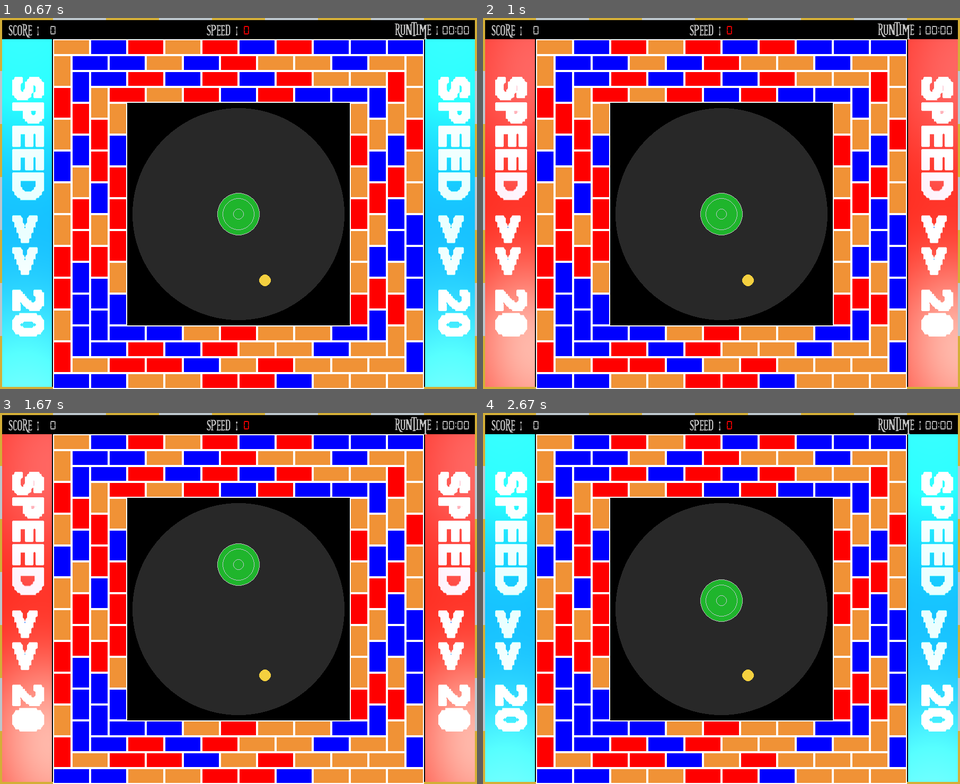
Above: before the commit, frames 1-4 (two rows, left to right).
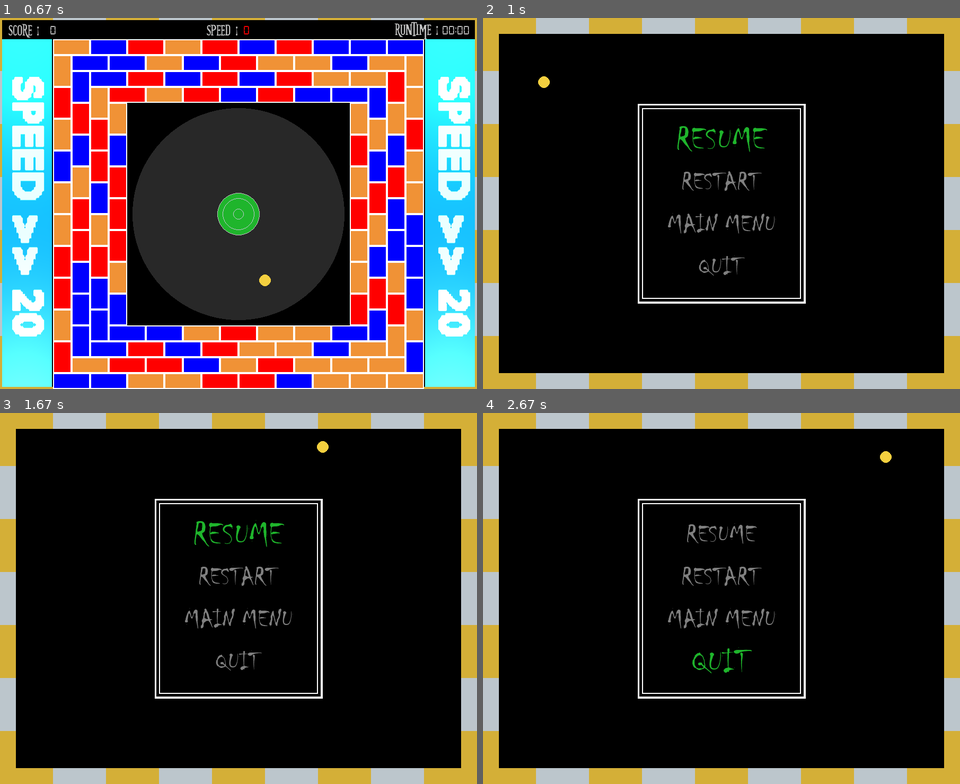
Above: after the commit, the same moments.

Repository: thealphadollar/brkout
Game: pygame game, started from main.py
The game is run twice, just before and just after one commit, with the same random seed, the same clock (stepped at 60 frames per second) and the same inputs.
Inputs:
- Up to frame 1 (0.67 s): tap Enter at 0.33 s
- Up to frame 2 (1 s): tap Space at 0.67 s
- Up to frame 3 (1.67 s): hold Up 1-1.47 s; hold Down from 1.5 s (still down)
- Up to frame 4 (2.67 s): release Down at 1.8 s; hold Up 1.83-2.2 s; hold Down 2.23-2.6 s; hold Up from 2.63 s (still down)

Frame 1 is identical in both runs. In frame 2, 89% of the frame differs, in the area x 0-100%, y 0-100%; in frame 3, 89%; in frame 4, 89%.

Commit message:
Update main.py

Diff:
--- a/main.py
+++ b/main.py
@@ -3,6 +3,7 @@
 from global_funcs import *
 from global_objects import *
 from constants import *
+from pause_screen import *
 import os
 
 # function to initialise pygame
@@ -11,7 +12,7 @@
 def init():
 
     global screen, clock, flip_image, score, seconds_first, seconds_second, minutes_first, minutes_second, \
-        count_to_seconds, ball, striker, time_count, score_time, hit_count, brick_point
+        count_to_seconds, ball, striker, time_count, score_time, hit_count, brick_point, choice, bricks
 
     hit_count = 0  # stores number of bricks hit
     brick_point = 0  # stores the score accumulated by hitting brick
@@ -24,6 +25,7 @@
     count_to_seconds = 0
     score = 0
     flip_image = 0
+    choice = 0 # for the pause option
 
     # initialising sound system
     pygame.mixer.pre_init(44100, -16, 2, 2048)
@@ -39,8 +41,12 @@
     # initialising time
     clock = pygame.time.Clock()
 
-
-# function to show time
+    # initialising bricks
+    bricks = pygame.sprite.Group()
+    add_to_group()
+
+
+
 
 def add_to_group():
     y=0
@@ -78,13 +84,14 @@
         x+=1
 
 
+# function to show time
 def show_time(start_timer):
     global count_to_seconds, seconds_second, seconds_first, minutes_first, minutes_second
 
     if start_timer:
         count_to_seconds += 1
 
-    if count_to_seconds == 60:
+    if count_to_seconds == FPS:
         seconds_first += 1
         count_to_seconds = 0
     if seconds_first == 10:
@@ -136,9 +143,9 @@
 def show_speed(ball):
 
     disp_text(screen, "speed :", (scr_width/2 - 30, 21), main_screen_text, silver)
-    if (ball.speed * 10) > 80:
+    if (ball.speed * 10) > 70:
         disp_text(screen, str(int(ball.speed * 10)), (scr_width/2 + 15, 21), main_screen_number, pure_green)
-    elif (ball.speed * 10) > 20:
+    elif (ball.speed * 10) > 30:
         disp_text(screen, str(int(ball.speed * 10)), (scr_width / 2 + 15, 21), main_screen_number, yellow)
     else:
         disp_text(screen, str(int(ball.speed * 10)), (scr_width / 2 + 15, 21), main_screen_number, pure_red)
@@ -154,7 +161,8 @@
         else:
             did_collide = br.check_ver_coll(ball)
         if did_collide:
-            hit_count += 1
+            if ball.speed > 3:
+                hit_count += 1
             brick_point += br.update(ball.speed)
 
 def render_field():
@@ -188,13 +196,15 @@
 
 def events():
     # getting in events
+    global choice
     for event in pygame.event.get():
 
         if event.type == pygame.KEYDOWN:
             # pausing the game
             if event.key == pygame.K_SPACE or event.key == pygame.K_ESCAPE:
-                #pause_game() function to add pause game
-                pass
+                #pause_game() function
+                choice = pause_game(screen,clock)
+
         # quitting the game
         if event.type == pygame.QUIT:
             os._exit(0)
@@ -215,7 +225,7 @@
         striker.y_velocity = 0
 
 def gameloop(striker_color):
-    global screen, clock, ball, striker
+    global screen, clock, ball, striker, choice
     start_time = False
 
     while True:
@@ -223,11 +233,15 @@
         # time passed
         delta_time = clock.get_time() / 10
 
-       #drawing the game field
+        # drawing the game field
         render_field()
 
         # getting the events
         events()
+
+        # returning pause options if it is not resume
+        if choice:
+            return choice + 1
 
         # updating elements
         striker.update(delta_time)
@@ -243,6 +257,7 @@
         else:
             ball.collision_striker(striker)
 
+        # checking winning
         if ball.check_escape():
             temp_time = pygame.time.get_ticks()
             while pygame.time.get_ticks() - temp_time < 400:
@@ -252,34 +267,57 @@
         # rendering various elements
         striker.draw(screen, striker_color)
         ball.draw(screen)
-        # show bricks
+
+        # drawing bricks
         for br in bricks:
             br.draw23(screen)
 
         # show time function
         show_time(start_time)
+
         # show score
         show_score(start_time)
+
         # show speed
         show_speed(ball)
+
+        # check loosing
         if ball.speed == 0 and start_time:
             temp_time = pygame.time.get_ticks()
             while pygame.time.get_ticks() - temp_time < 400:
                 pass
             return 0
+
+        # flipping
         pygame.display.update()
         clock.tick(FPS)
-
-bricks = pygame.sprite.Group()
-add_to_group()
 
 if __name__ == "__main__":
 
     while True:
         init()  # used to initialise the pygame module
         choice, color_choice = menu_screen(screen, clock)
+
+        # if the player presses "Let's Escape"
         if choice == 0:
             end_choice = gameloop(striker_colors[color_choice])
-            os._exit(0)
+            # As long as player presses restart
+            while end_choice == 2:
+                init()
+                end_choice = gameloop(striker_colors[color_choice])
+
+            # if the player looses
+            if end_choice == 0:
+                os._exit(0)
+
+            # if the player wins
+            elif end_choice == 1:
+                os._exit(0)
+
+            # if the player presses "Main Menu"
+            elif end_choice == 3:
+                pass
+
+        # if the player presses "I m scared"
         elif choice == 1:
             credits_screen(screen, clock)
